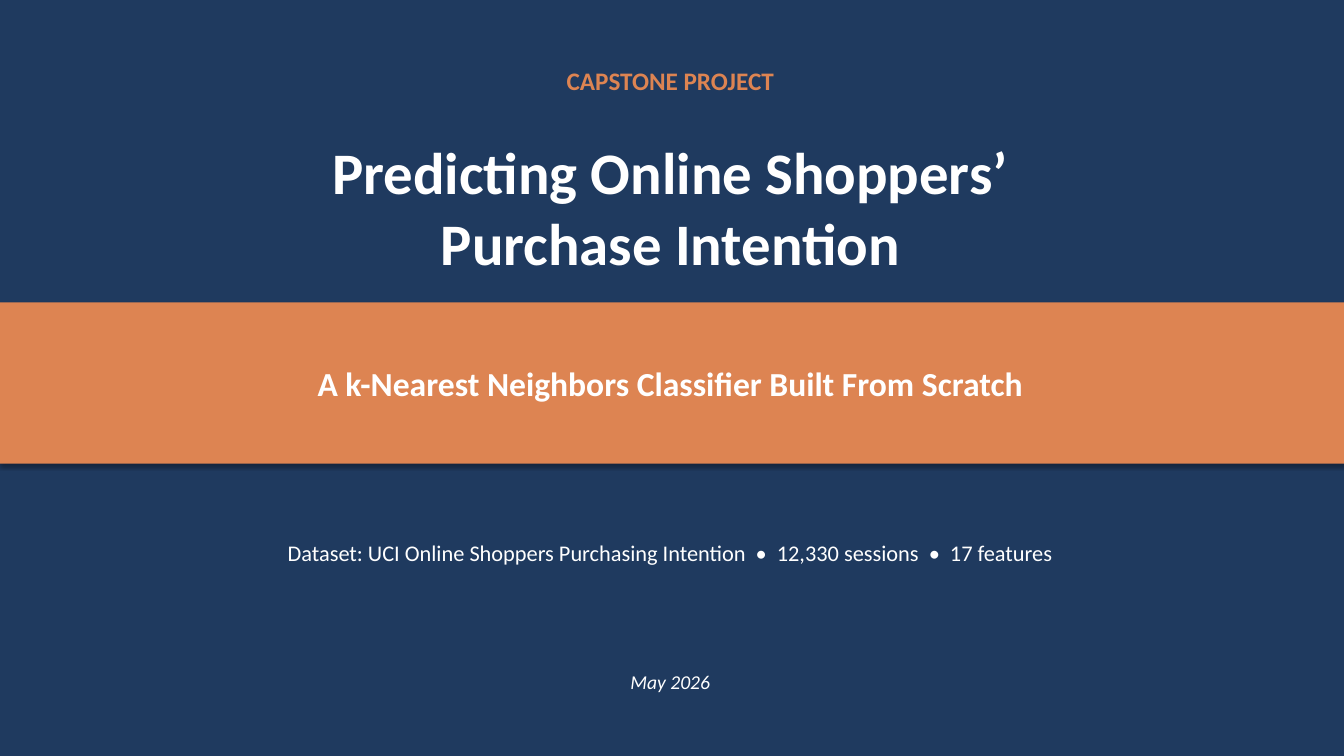
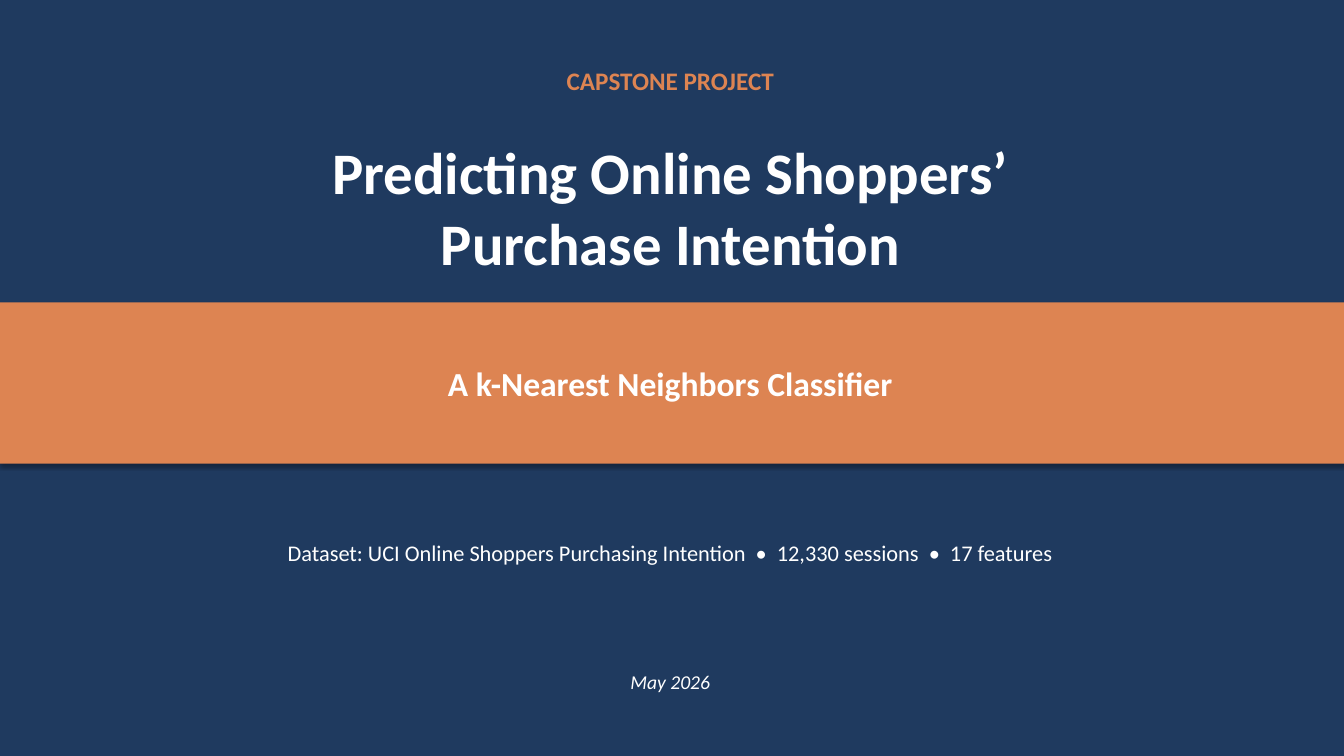
Before and after one commit to RodneeGlenMartin/Capstone-KNN-OnlineShoppers, a slide deck: slide 1 of Capstone_Presentation.pptx. Drawn at 1344x756 pixels with LibreOffice and Linux fonts; fonts in the diff are those of the drawing. Boxes give left, top, right and bottom in pixels: in the first picture for what was removed or moved away, otherwise in the second. Text is boxed around its words. In the diff, an @@ line names an element or a change of style, - is before the commit and + after.

```diff
--- a/Capstone_Presentation.pptx
+++ b/Capstone_Presentation.pptx
@@ text at (x1=448, y1=372, x2=892, y2=402): text changed @@
-A k-Nearest Neighbors Classifier Built From Scratch
+A k-Nearest Neighbors Classifier
```
Also in this commit, not shown: 20 other slides changed, 4 other files.
